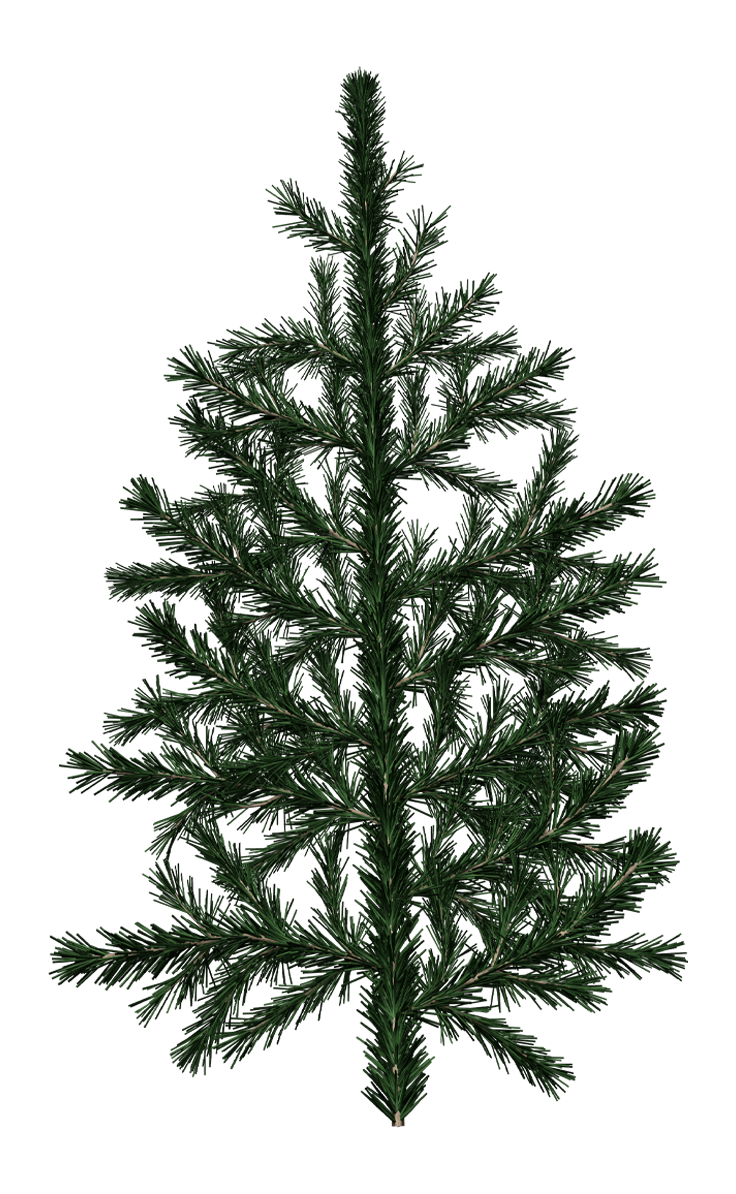
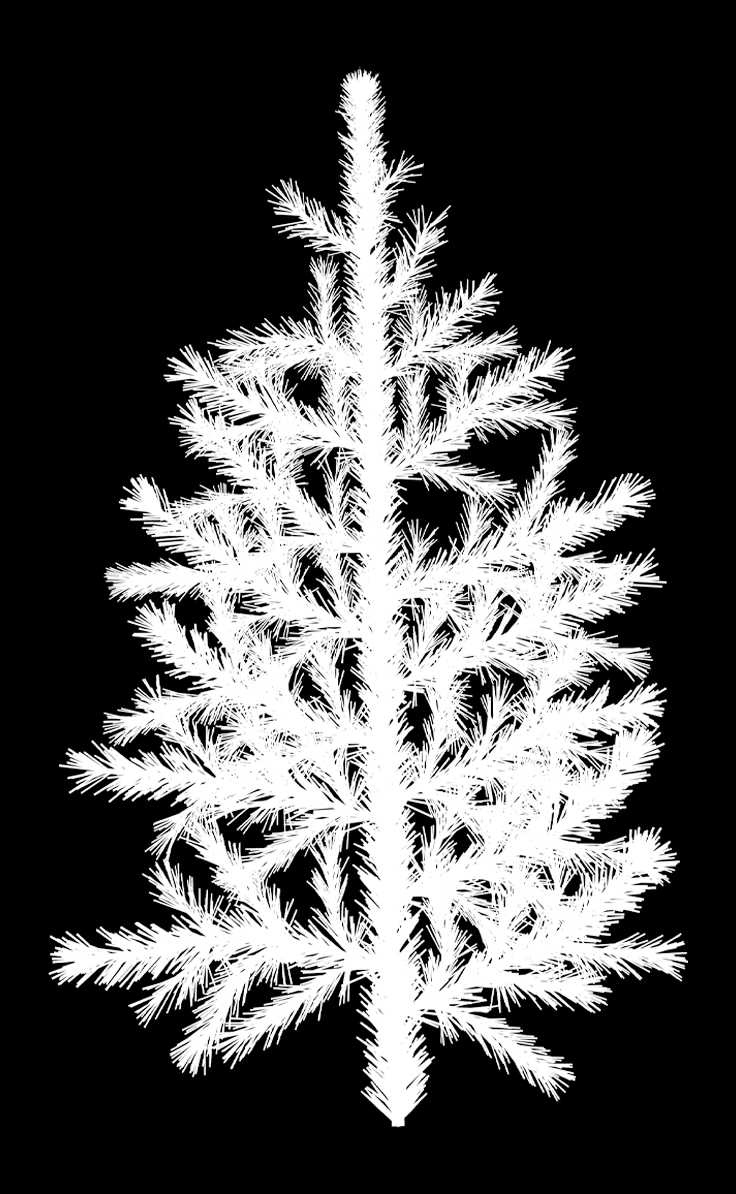
Layer changes from the first 736 x 1194 image to the second:
added layer "Layer 2" above "Layer 1" over [left=0, top=46, right=736, bottom=1173]
added layer "Rectangle 1" over [left=0, top=0, right=736, bottom=1194]
